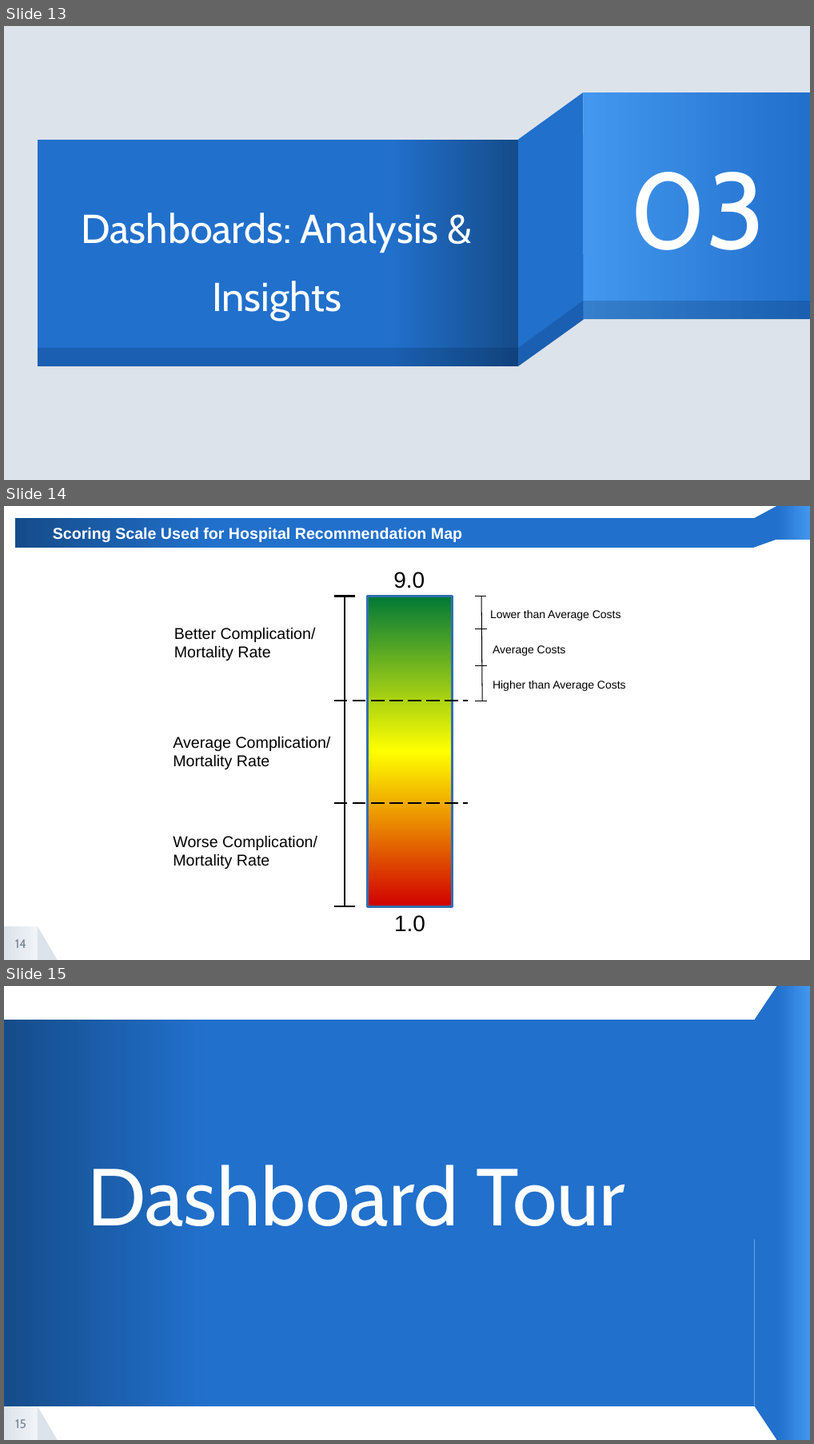
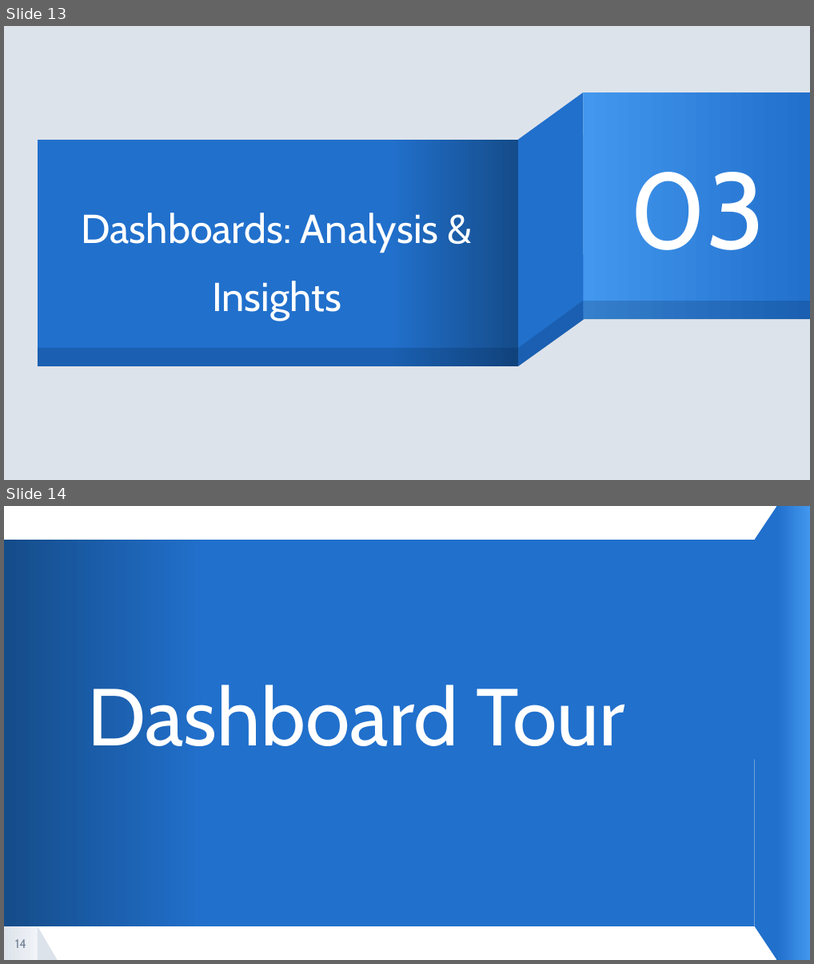
Before and after one commit to cdnapier/provider_cost_vs_quality, a slide deck: cdnapier_capstone_NSSDA13.pptx. Shown one above the other, each under a label of ours: slides 13, 14 and 15 before the commit, slides 13 and 14 after it. The pictures are 814x1444 and 814x964 pixels, drawn with LibreOffice and Linux fonts; fonts in the diff are those of the drawing. Boxes give left, top, right and bottom in pixels: in the first picture for what was removed or moved away, otherwise in the second. Text is boxed around its words. In the diff, an @@ line names an element or a change of style, - is before the commit and + after.

```diff
--- a/cdnapier_capstone_NSSDA13.pptx
+++ b/cdnapier_capstone_NSSDA13.pptx
@@ slide 14 removed at box(4, 506, 810, 960), background #FFFFFF; not listed: 2 template elements that a slide beside it also shows @@
@@ rectangle removed at box(15, 518, 754, 547) @@
@@ text removed at box(53, 527, 462, 542) @@
-Scoring Scale Used for Hospital Recommendation Map
@@ freeform shape removed at box(754, 506, 778, 547) @@
@@ rectangle removed at box(778, 506, 810, 539) @@
@@ text removed at box(394, 572, 425, 588) @@
-9.0
@@ line removed from (334, 596) to (355, 596) @@
@@ line removed from (345, 596) to (345, 906) @@
@@ rectangle removed at box(368, 596, 452, 907) @@
@@ line removed from (476, 596) to (486, 596) @@
@@ line removed from (482, 596) to (482, 700) @@
@@ text removed at box(490, 610, 622, 620) @@
-Lower than Average Costs
@@ text removed at box(174, 627, 316, 660) @@
-Better Complication/ Mortality Rate
@@ line removed from (476, 628) to (487, 628) @@
@@ text removed at box(493, 645, 566, 656) @@
-Average Costs
@@ line removed from (476, 666) to (487, 666) @@
@@ text removed at box(493, 680, 626, 691) @@
-Higher than Average Costs
@@ line removed from (334, 700) to (469, 700) @@
@@ line removed from (476, 700) to (487, 700) @@
@@ text removed at box(173, 736, 331, 769) @@
-Average Complication/ Mortality Rate
@@ line removed from (334, 803) to (469, 803) @@
@@ text removed at box(173, 835, 318, 868) @@
-Worse Complication/ Mortality Rate
@@ line removed from (334, 906) to (355, 906) @@
@@ text removed at box(394, 915, 426, 932) @@
-1.0
@@ page number removed at box(15, 939, 26, 948) @@
-14
@@ what was slide 15 is now slide 14 @@
@@ page number at box(15, 939, 26, 948): text changed @@
-15
+14
```
Also in this commit, not shown: 6 slides changed, 1 slide added, 7 other files.
